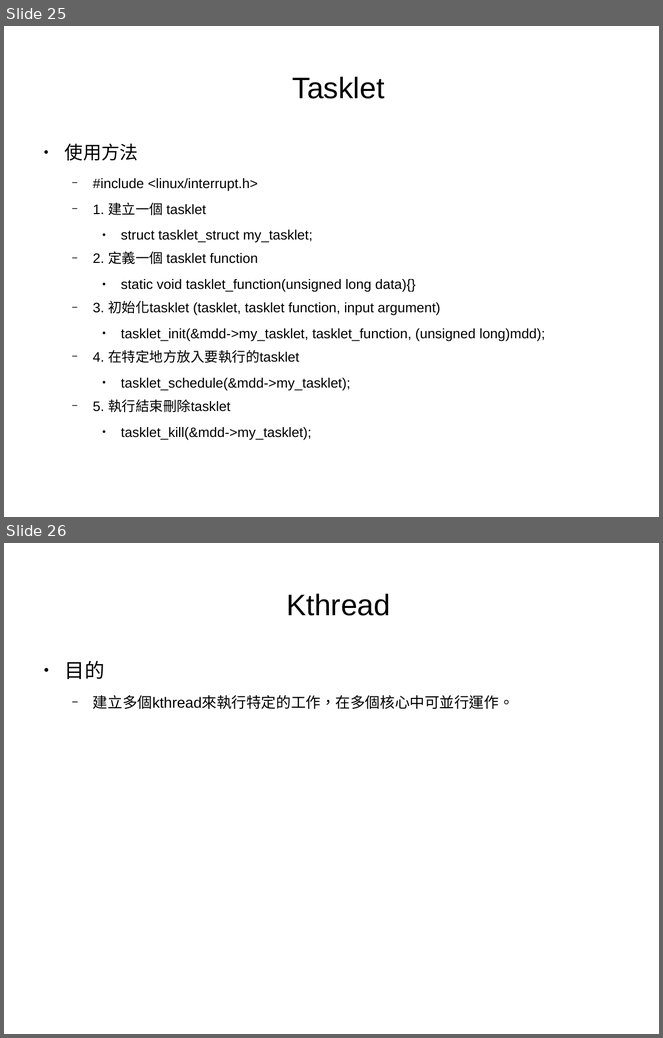
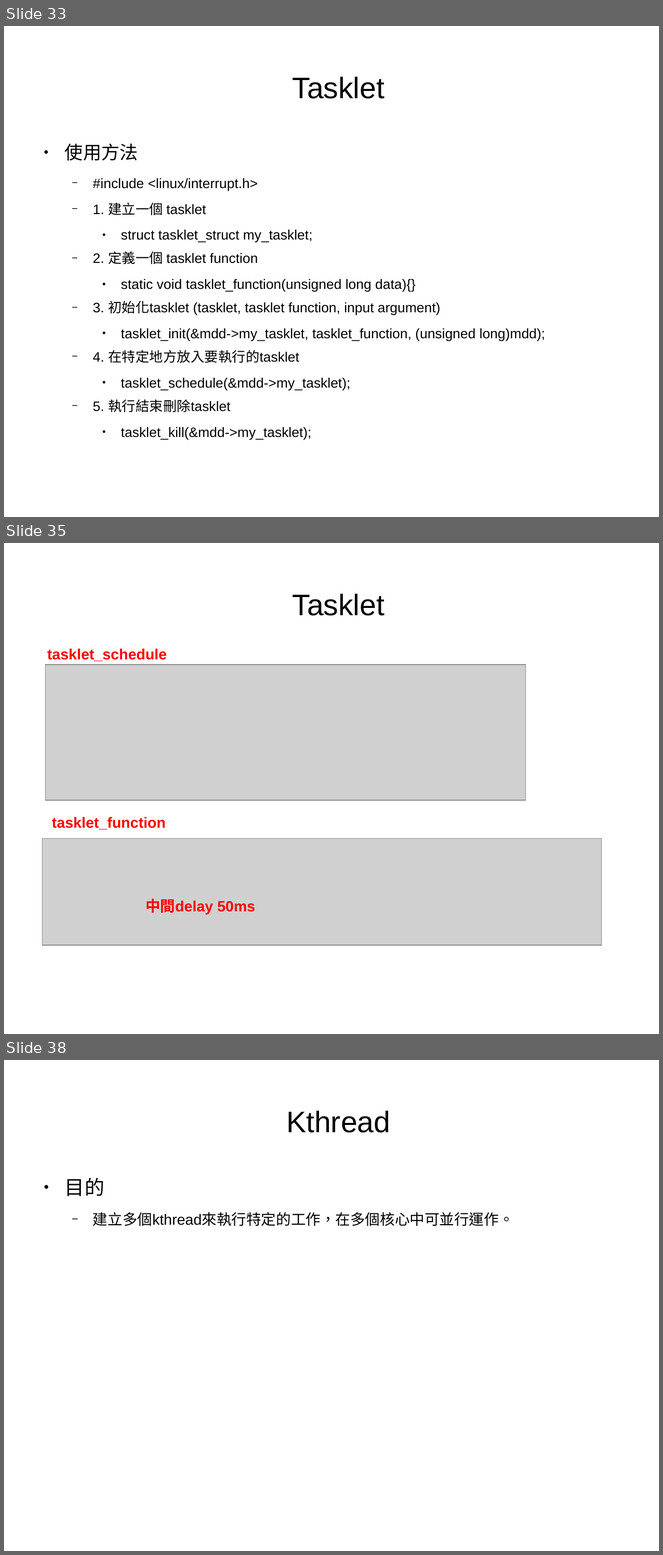
Before and after one commit to moumoon1203/linux_study, a slide deck: linux_study.odp. Shown one above the other, each under a label of ours: slides 25 and 26 before the commit, slides 33, 35 and 38 after it; the slides between them are not shown. The pictures are 663x1038 and 663x1555 pixels, drawn with LibreOffice and Linux fonts; fonts in the diff are those of the drawing; grey boxes stand for pictures. Boxes give left, top, right and bottom in pixels: in the first picture for what was removed or moved away, otherwise in the second. Text is boxed around its words. In the diff, an @@ line names an element or a change of style, - is before the commit and + after.

```diff
--- a/linux_study.odp
+++ b/linux_study.odp
@@ slide 35 added at [4, 543, 659, 1034], background #FFFFFF @@
@@ title added at [292, 593, 385, 616], 36 pt, text #000000 @@
+Tasklet
@@ text added at [47, 649, 167, 662], 18 pt, text #FF0000, bold @@
+tasklet_schedule
@@ picture added at [45, 665, 526, 800] @@
@@ text added at [52, 817, 166, 830], 18 pt, text #FF0000, bold @@
+tasklet_function
@@ picture added at [42, 838, 601, 945] @@
@@ text added at [145, 899, 255, 915], 18 pt, text #FF0000, bold @@
+中間delay 50ms
@@ what was slide 25 is now slide 33 @@
@@ what was slide 26 is now slide 38 @@
```
Also in this commit, not shown: 6 slides changed, 25 other slides added, 3 other files.
